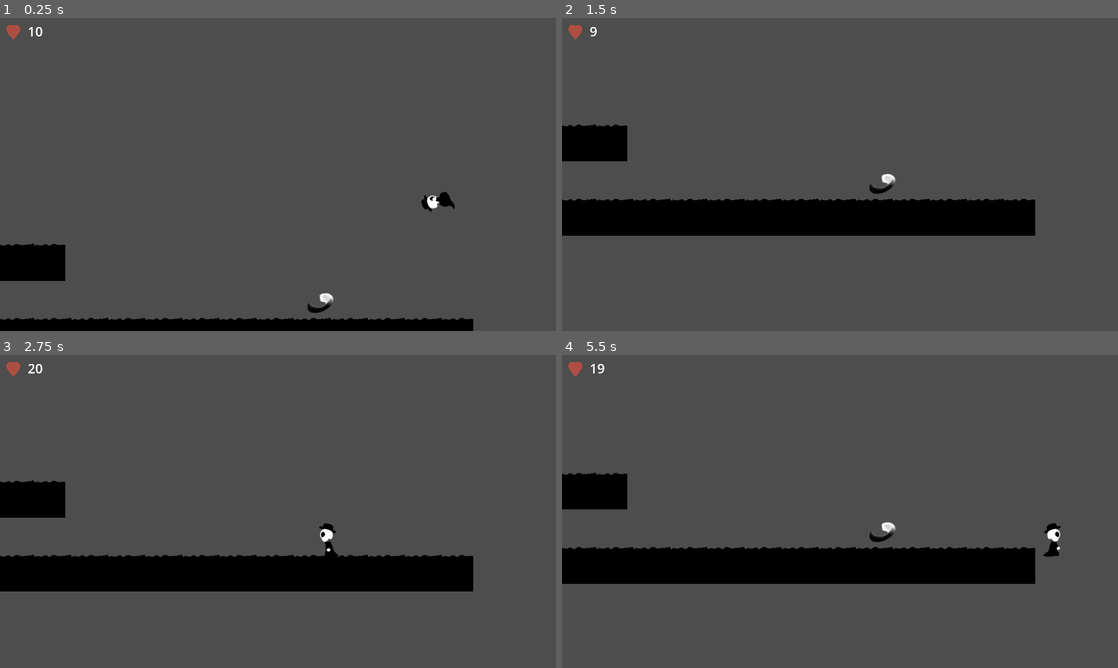
Above: before the commit, frames 1-4 (two rows, left to right).
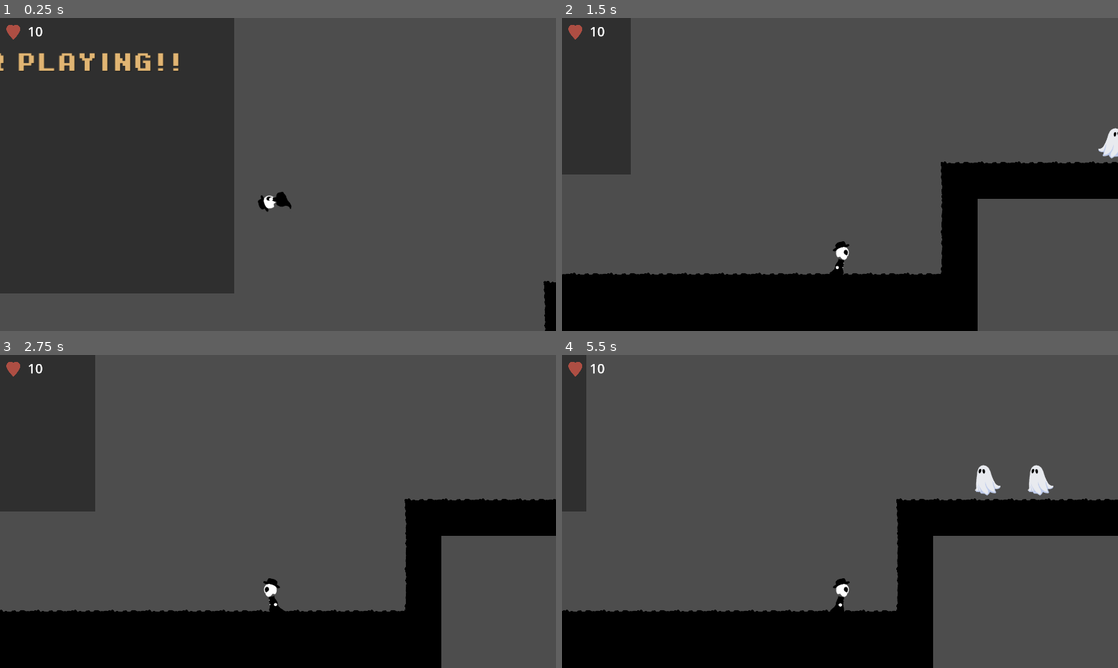
Above: after the commit, the same moments.

Repository: code-langba/you-game
Game: Godot game, scene res://scenes/levels/4.tscn
Two runs of this game, one before a commit and one after it. Both use one fixed random seed, a clock stepped at 60 frames per second and the inputs below. This scene is started directly instead of the project's main scene.
Inputs:
- Up to frame 1 (0.25 s): no input
- Up to frame 2 (1.5 s): tap Enter (ui_accept) at 0.5 s; hold D (move_right) from 0.53 s (still down); tap Space (jump) at 0.77 s
- Up to frame 3 (2.75 s): tap Space (jump) at 1.52 s; release D (move_right) at 2.03 s; hold A (move_left) from 2.03 s (still down)
- Up to frame 4 (5.5 s): release A (move_left) at 2.78 s; hold D (move_right) 2.78-4.28 s; tap Space (jump) at 3.02, 3.77, 4.52 s; hold A (move_left) 4.28-5.03 s; hold D (move_right) from 5.03 s (still down)

The runs differ from the first frame. In frame 1, 41% of the frame differs, in the area x 0-100%, y 0-100%; in frame 2, 34%; in frame 3, 36%; in frame 4, 30%.

Commit message:
ascending sprite

Diff:
--- a/scenes/levels/3.tscn
+++ b/scenes/levels/3.tscn
@@ -157,6 +157,33 @@
 [sub_resource type="RectangleShape2D" id="RectangleShape2D_obrgx"]
 size = Vector2(1421, 53)
 
+[sub_resource type="Animation" id="Animation_6whha"]
+length = 0.001
+tracks/0/type = "value"
+tracks/0/imported = false
+tracks/0/enabled = true
+tracks/0/path = NodePath("hippo:position")
+tracks/0/interp = 1
+tracks/0/loop_wrap = true
+tracks/0/keys = {
+"times": PackedFloat32Array(0),
+"transitions": PackedFloat32Array(1),
+"update": 0,
+"values": [Vector2(15107, -661)]
+}
+tracks/1/type = "value"
+tracks/1/imported = false
+tracks/1/enabled = true
+tracks/1/path = NodePath("hippo2:position")
+tracks/1/interp = 1
+tracks/1/loop_wrap = true
+tracks/1/keys = {
+"times": PackedFloat32Array(0),
+"transitions": PackedFloat32Array(1),
+"update": 0,
+"values": [Vector2(15674, -314)]
+}
+
 [sub_resource type="Animation" id="Animation_vbbf3"]
 resource_name = "move"
 length = 2.0
@@ -186,33 +213,6 @@
 "values": [Vector2(15674, -314), Vector2(15674, -663)]
 }
 
-[sub_resource type="Animation" id="Animation_6whha"]
-length = 0.001
-tracks/0/type = "value"
-tracks/0/imported = false
-tracks/0/enabled = true
-tracks/0/path = NodePath("hippo:position")
-tracks/0/interp = 1
-tracks/0/loop_wrap = true
-tracks/0/keys = {
-"times": PackedFloat32Array(0),
-"transitions": PackedFloat32Array(1),
-"update": 0,
-"values": [Vector2(15107, -661)]
-}
-tracks/1/type = "value"
-tracks/1/imported = false
-tracks/1/enabled = true
-tracks/1/path = NodePath("hippo2:position")
-tracks/1/interp = 1
-tracks/1/loop_wrap = true
-tracks/1/keys = {
-"times": PackedFloat32Array(0),
-"transitions": PackedFloat32Array(1),
-"update": 0,
-"values": [Vector2(15674, -314)]
-}
-
 [sub_resource type="AnimationLibrary" id="AnimationLibrary_6n7q1"]
 _data = {
 "RESET": SubResource("Animation_6whha"),
--- a/scenes/levels/4.tscn
+++ b/scenes/levels/4.tscn
@@ -131,7 +131,10 @@
 position = Vector2(6, 435)
 
 [node name="Player" parent="." index="0"]
-position = Vector2(9598, -523)
+position = Vector2(4439, -523)
+
+[node name="Knight" parent="Player" index="1"]
+animation = &"idle"
 
 [node name="Camera2D" parent="Player" index="2"]
 offset = Vector2(0, -100)
@@ -172,7 +175,6 @@
 
 [node name="Change Process > Mode to Inherit to enable" type="StaticBody2D" parent="." index="10"]
 position = Vector2(6847, 96)
-scale = Vector2(1, 1)
 collision_layer = 16
 collision_mask = 0
 
@@ -182,7 +184,6 @@
 
 [node name="Change Process > Mode to Inherit to enable2" type="StaticBody2D" parent="." index="11"]
 position = Vector2(5449, 87)
-scale = Vector2(1, 1)
 collision_layer = 16
 collision_mask = 0
 
--- a/scenes/player.tscn
+++ b/scenes/player.tscn
@@ -1,8 +1,9 @@
-[gd_scene load_steps=64 format=3 uid="uid://dcsgncsfn3jqn"]
+[gd_scene load_steps=65 format=3 uid="uid://dcsgncsfn3jqn"]
 
 [ext_resource type="Script" path="res://scripts/player.gd" id="1_w05b1"]
 [ext_resource type="Texture2D" uid="uid://cygjq7ywybue0" path="res://asset/sprites/player.png" id="2_1eyd4"]
 [ext_resource type="PackedScene" uid="uid://7rndgha02643" path="res://scenes/ui/game_over.tscn" id="2_gu8rq"]
+[ext_resource type="Texture2D" uid="uid://sp62jyw8sxe" path="res://asset/sprites/ascend_player.png" id="3_gvj7a"]
 
 [sub_resource type="CapsuleShape2D" id="CapsuleShape2D_mmg30"]
 radius = 24.0
@@ -242,6 +243,14 @@
 
 [sub_resource type="SpriteFrames" id="SpriteFrames_rbfq1"]
 animations = [{
+"frames": [{
+"duration": 1.0,
+"texture": ExtResource("3_gvj7a")
+}],
+"loop": true,
+"name": &"ascending",
+"speed": 5.0
+}, {
 "frames": [{
 "duration": 1.0,
 "texture": SubResource("AtlasTexture_08lem")
@@ -455,9 +464,8 @@
 [node name="Knight" type="AnimatedSprite2D" parent="."]
 position = Vector2(-9, -4)
 sprite_frames = SubResource("SpriteFrames_rbfq1")
-animation = &"run"
+animation = &"ascending"
 autoplay = "idle"
-frame_progress = 0.921382
 
 [node name="Camera2D" type="Camera2D" parent="."]
 limit_left = 0
--- a/scripts/player.gd
+++ b/scripts/player.gd
@@ -33,10 +33,10 @@
 	# Add the gravity.
 	if is_ascend:
 		print('ascending')
-		velocity = Vector2.UP * delta * 9000
+		velocity = Vector2.UP * delta * 8000
 		var tween = create_tween()
 		tween.tween_property(self, "position:x", 3400, 2)
-		player.stop()
+		player.play("ascending")
 		move_and_slide()
 		return
 	if not is_on_floor():
Binary file added: asset/sprites/ascend_player.png
Not shown, added: asset/sprites/ascend_player.png.import
